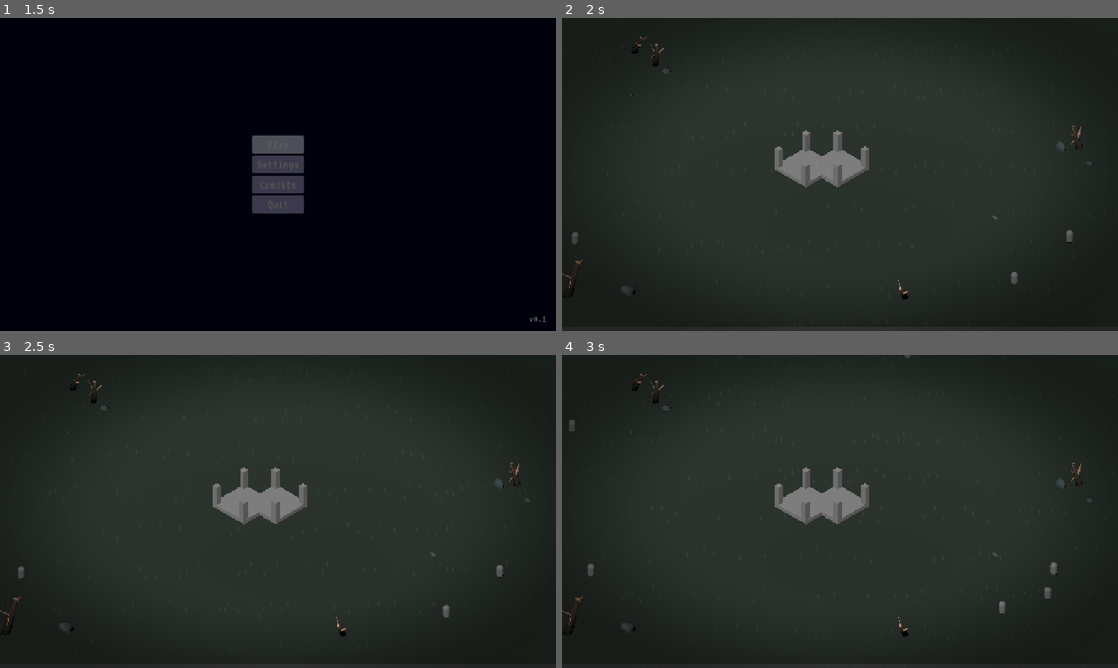
Above: before the commit, frames 1-4 (two rows, left to right).
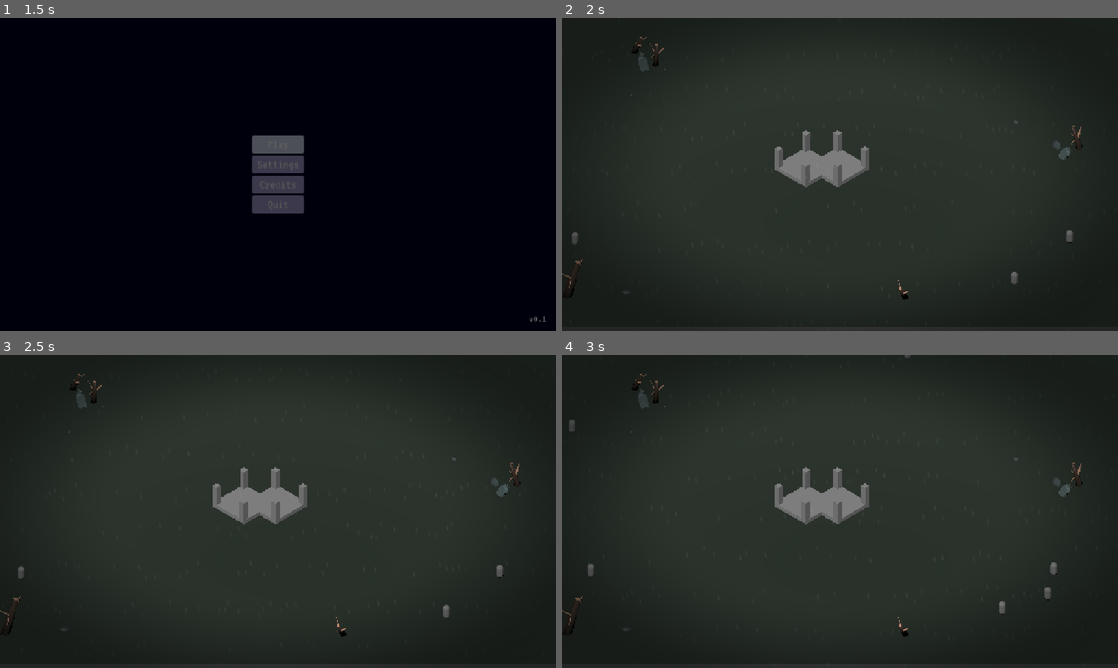
Above: after the commit, the same moments.

Repository: JeremyMarkWilcox/Tower-Defense
Game: Godot game, scene res://core/ui/boot.tscn
Same seed, same stepped clock (60 frames per second), same inputs: the game is played once before the commit and once after it. Sound files missing from this copy of the repository are replaced by a short silence.
Inputs (mouse positions are in pixels of both pictures, inside the frame that each line leads up to):
- Up to frame 1 (1.5 s): click "Play" at 0.5 s; click "Play" at 1.25 s
- Up to frame 2 (2 s): no input
- Up to frame 3 (2.5 s): tap Enter at 2 s; move the mouse to (400, 495) at 2.02 s; hold Right (ui_right) from 2.03 s (still down); hold N (call_next_wave) from 2.03 s (still down); click (400, 495) at 2.17 s
- Up to frame 4 (3 s): move the mouse to (728, 527) at 2.77 s; release Right (ui_right) at 2.78 s; release N (call_next_wave) at 2.78 s; hold Down (ui_down) from 2.78 s (still down); tap B at 2.85 s

Frame 1 is identical in both runs. In frame 2, 0.2% of the frame differs, in the area x 10-96%, y 10-89%; in frame 3, 0.2%; in frame 4, 0.2%.

Commit message:
Added Graves

Diff:
--- a/game/game.tscn
+++ b/game/game.tscn
@@ -12,6 +12,7 @@
 [ext_resource type="PackedScene" uid="uid://c6plvsjtimxkn" path="res://assets/3dArt/dead_tree_01.glb" id="4_4cobl"]
 [ext_resource type="Resource" uid="uid://uaiismft5nub" path="res://game/data/waves/wave_01.tres" id="4_qf6n1"]
 [ext_resource type="Shader" uid="uid://bcqlmc0nah414" path="res://assets/shaders/rain.gdshader" id="5_ln7ps"]
+[ext_resource type="PackedScene" uid="uid://dtdm6p6y7kmi7" path="res://assets/3dArt/gravestone_01.glb" id="5_pxxsx"]
 [ext_resource type="Resource" uid="uid://bpny3ka8b2xq5" path="res://game/data/waves/wave_02.tres" id="5_vsp63"]
 [ext_resource type="Resource" uid="uid://cb0dfd6owlsiq" path="res://game/data/waves/wave_03.tres" id="6_b686c"]
 [ext_resource type="PackedScene" uid="uid://ddt1m8s6wg7ju" path="res://core/ui/credits.tscn" id="6_dakft"]
@@ -90,16 +91,16 @@
 [node name="Enemies" type="Node3D" parent="World/Environment" unique_id=1363674715]
 
 [node name="rock_01" parent="World/Environment" unique_id=885553891 instance=ExtResource("3_ee6o4")]
-transform = Transform3D(1, 0, 0, 0, 1, 0, 0, 0, 1, 0, 0.3730229, 33.600082)
+transform = Transform3D(1, 0, 0, 0, 1, 0, 0, 0, 1, -0.002506256, 0.33694446, 33.61258)
 
 [node name="rock_02" parent="World/Environment" unique_id=1986284191 instance=ExtResource("3_ee6o4")]
 transform = Transform3D(0.3141581, 0.9493706, 0, -0.9493706, 0.3141581, 0, 0, 0, 0.6221444, 13.93482, 0.8279035, -20.242075)
 
 [node name="rock_03" parent="World/Environment" unique_id=20079178 instance=ExtResource("3_ee6o4")]
-transform = Transform3D(0.5, 0, 0, 0, 0.5, 0, 0, 0, 0.311, 18.81191, 0.5336988, -20.401806)
+transform = Transform3D(0.5, 0, 0, 0, 0.5, 0, 0, 0, 0.311, 9.743777, 0.5336988, -21.672249)
 
 [node name="rock_04" parent="World/Environment" unique_id=563846773 instance=ExtResource("3_ee6o4")]
-transform = Transform3D(0.5, 0, 0, 0, 0.4385731, -0.14934951, 0, 0.24011175, 0.27279246, 18.952042, 0.64256907, -5.61253)
+transform = Transform3D(0.5, 0, 0, 0, 0.4385731, -0.14934951, 0, 0.24011175, 0.27279246, 7.268528, 0.64256907, -20.454023)
 
 [node name="rock_05" parent="World/Environment" unique_id=1502653079 instance=ExtResource("3_ee6o4")]
 transform = Transform3D(0.32751223, 0.41676426, -0.4298527, -0.48152298, 0.50379044, 1.1038849e-08, 0.2887409, 0.36742717, 0.48757216, -27.477098, 0.39540434, -0.03004837)
@@ -121,6 +122,12 @@
 
 [node name="dead_tree_03" parent="World/Environment" unique_id=588193272 instance=ExtResource("4_4cobl")]
 transform = Transform3D(0.7547453, 0.36306286, -0.5463926, -0.29408714, 0.93176466, 0.21290232, 0.58640623, 0, 0.8100171, -32.634163, 0.3410957, 0)
+
+[node name="gravestone_01" parent="World/Environment" unique_id=482463098 instance=ExtResource("5_pxxsx")]
+transform = Transform3D(0.6005177, -0.21705996, 0.7695867, 0.21031705, 0.9714389, 0.10987898, -0.7714568, 0.09587295, 0.6290175, -29.502693, 2.355508, 1.7498322)
+
+[node name="gravestone_02" parent="World/Environment" unique_id=56124867 instance=ExtResource("5_pxxsx")]
+transform = Transform3D(0.86868834, 0.47545716, -0.13900061, -0.43279713, 0.86498594, 0.25394115, 0.24097174, -0.16043663, 0.95717967, 16.560997, 2.0448604, -19.371984)
 
 [node name="Atmosphere" type="CanvasLayer" parent="." unique_id=67527882]
 layer = 0
Binary file added: assets/3dArt/gravestone_01.glb
Not shown, added: assets/3dArt/gravestone_01.glb.import
Binary file changed: assets/3dArt/rock.glb
